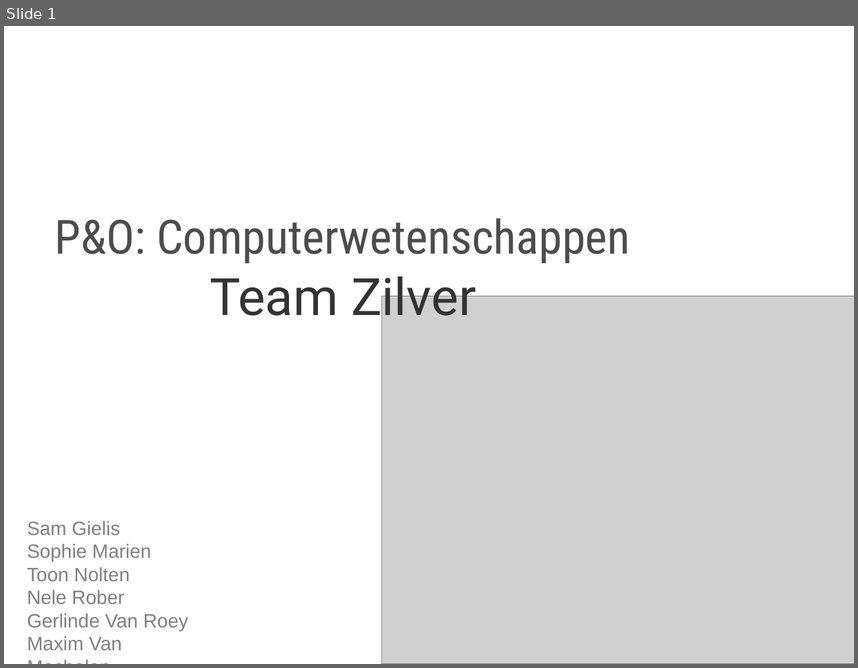
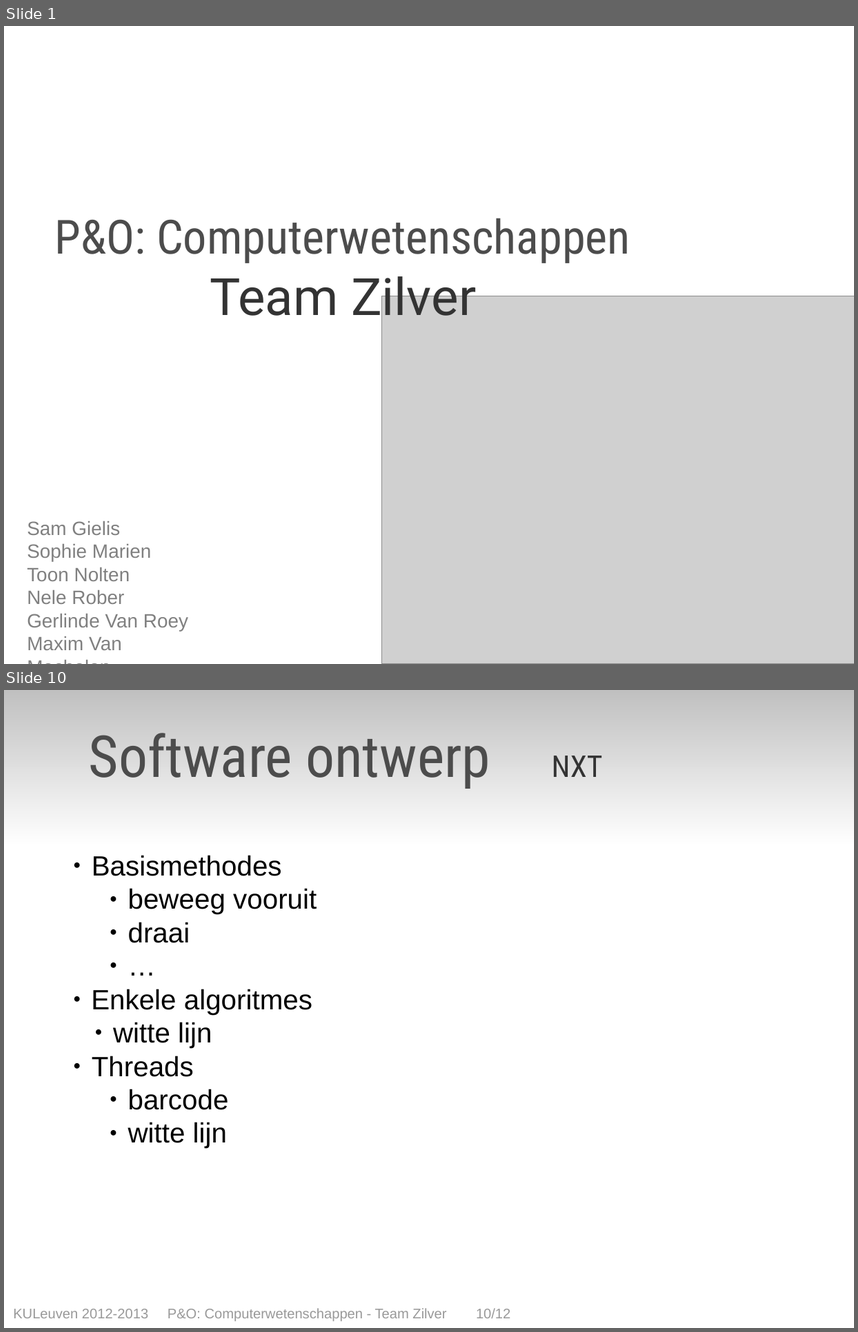
Before and after one commit to toonn/SilverSurfer, a slide deck: SilverSurferVerslag/Presentatie Eind/Presentatie eindverslag - team zilver.odp. Shown one above the other, each under a label of ours: slide 1 before the commit, slides 1 and 10 after it; the slides between them are not shown. The pictures are 858x668 and 858x1332 pixels, drawn with LibreOffice and Linux fonts; fonts in the diff are those of the drawing; grey boxes stand for pictures. Boxes give left, top, right and bottom in pixels: in the first picture for what was removed or moved away, otherwise in the second. Text is boxed around its words. In the diff, an @@ line names an element or a change of style, - is before the commit and + after.

```diff
--- a/SilverSurferVerslag/Presentatie Eind/Presentatie eindverslag - team zilver.odp
+++ b/SilverSurferVerslag/Presentatie Eind/Presentatie eindverslag - team zilver.odp
@@ slide 10 added at <box>4,690,854,1328</box>, background #FFFFFF @@
@@ text added at <box>89,733,218,774</box>, 44 pt, text #000000, bold @@
+Inhoud
@@ text added at <box>89,733,603,789</box>, 54 pt, text #4C4C4C @@
+Software ontwerp NXT
@@ text added at <box>91,855,317,1148</box>, 26 pt, text #000000 @@
+● Basismethodes
+    ● beweeg vooruit
+    ● draai
+    ● …
+    ● Enkele algoritmes
+    ● witte lijn
+● Threads
+    ● barcode
+    ● witte lijn
@@ text added at <box>13,1308,510,1321</box>, 13 pt, text #999999 @@
+KULeuven 2012-2013 P&O: Computerwetenschappen - Team Zilver 10/12
```
Also in this commit, not shown: 6 other slides added, 8 slides removed, 1 other file.
